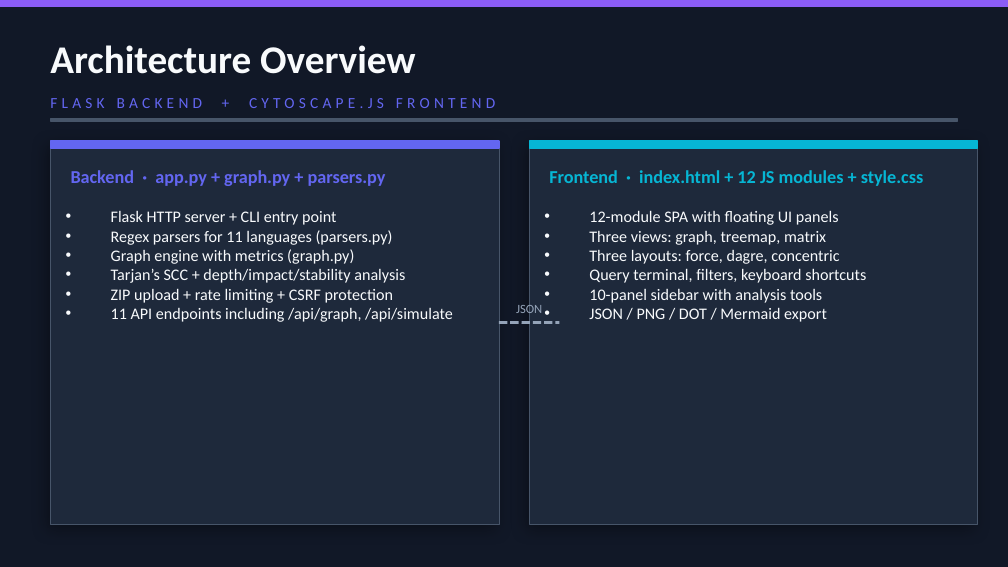
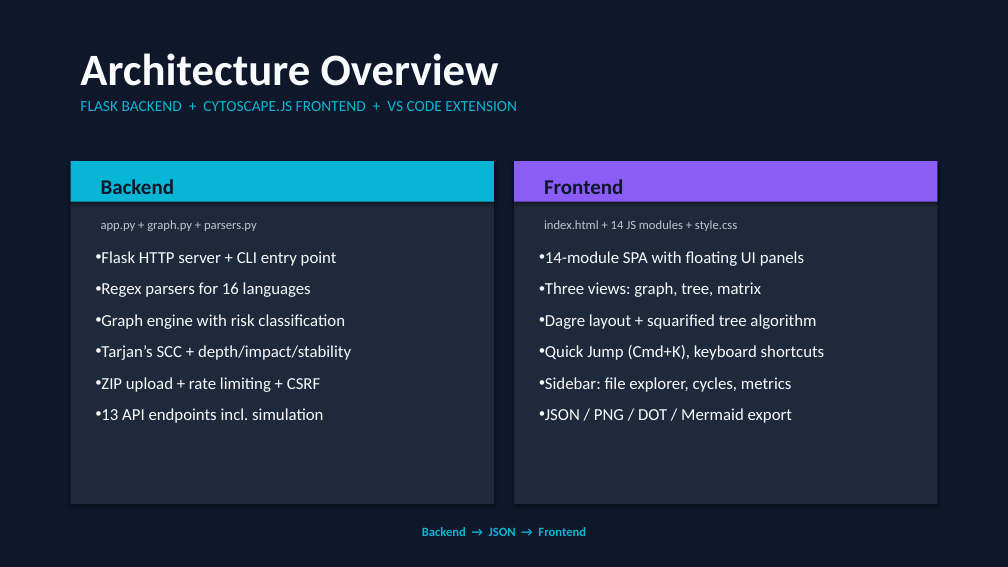
Before and after one commit to hstephan23/dep_graph, a slide deck: slide 4 of DepGraph.pptx. Drawn at 1008x567 pixels with LibreOffice and Linux fonts; fonts in the diff are those of the drawing. Boxes give left, top, right and bottom in pixels: in the first picture for what was removed or moved away, otherwise in the second. Text is boxed around its words. In the diff, an @@ line names an element or a change of style, - is before the commit and + after.

```diff
--- a/DepGraph.pptx
+++ b/DepGraph.pptx
@@ background #111827 to #0F172A @@
@@ rectangle removed at [0, 0, 1008, 6] @@
@@ text "Architecture Overview": place and size @@
-text "Architecture Overview" at [50, 45, 415, 74]
+text "Architecture Overview" at [80, 53, 499, 86]
@@ text "Architecture Overview" at [80, 53, 499, 86]: size 28 to 32 pt; vertical alignment middle to top @@
@@ rectangle removed at [50, 119, 958, 121] @@
@@ vertical alignment middle to top in 3 elements at [544, 220, 737, 231], [101, 220, 257, 231], [80, 101, 517, 111] @@
@@ text at [80, 101, 517, 111]: text changed; text colour #6366F1 to #06B6D4 @@
-FLASK BACKEND + CYTOSCAPE.JS FRONTEND
+FLASK BACKEND + CYTOSCAPE.JS FRONTEND + VS CODE EXTENSION
@@ rectangle: place and size @@
-rectangle at [50, 141, 499, 524]
+rectangle at [71, 161, 494, 504]
@@ rectangle at [71, 161, 494, 504]: outline #475569 0.5 pt to none; shadow changed @@
@@ rectangle: place and size @@
-rectangle at [50, 141, 499, 148]
+rectangle at [71, 161, 494, 202]
@@ rectangle at [71, 161, 494, 202]: fill #6366F1 to #06B6D4; outline #6366F1 1 pt to none; shadow on @@
@@ text added at [101, 179, 174, 194], 15 pt, text #0F172A, bold @@
+Backend
@@ rectangle at [514, 161, 937, 504]: outline #475569 0.5 pt to none; shadow changed @@
@@ rectangle: place and size @@
-rectangle at [529, 141, 978, 524]
+rectangle at [514, 161, 937, 504]
@@ rectangle: place and size @@
-rectangle at [529, 141, 978, 148]
+rectangle at [514, 161, 937, 202]
@@ rectangle at [514, 161, 937, 202]: fill #06B6D4 to #8B5CF6; outline #06B6D4 1 pt to none; shadow on @@
@@ text added at [544, 179, 623, 194], 15 pt, text #0F172A, bold @@
+Frontend
@@ text at [101, 220, 257, 231]: text changed; size 13 to 9 pt; text colour #6366F1 to #BDC5D0; bold off @@
-Backend · app.py + graph.py + parsers.py
+app.py + graph.py + parsers.py
@@ text at [544, 220, 737, 231]: text changed; size 13 to 9 pt; text colour #06B6D4 to #BDC5D0; bold off @@
-Frontend · index.html + 12 JS modules + style.css
+index.html + 14 JS modules + style.css
@@ text "Flask HTTP server + CLI ...": place and size @@
-text "Flask HTTP server + CLI ..." at [111, 211, 453, 322]
+text "Flask HTTP server + CLI ..." at [101, 251, 351, 423]
@@ text at [101, 251, 337, 266]: size 11.5 to 12 pt in "Flask HTTP server + CLI entry point"; indent changed; more space between paragraphs @@
@@ text "14-module SPA with floating UI ...": place and size @@
-text "14-module SPA with floating UI ..." at [589, 210, 866, 322]
+text "14-module SPA with floating UI ..." at [545, 251, 825, 423]
@@ text at [545, 251, 825, 392]: text changed; size 11.5 to 12 pt @@
-• 12-module SPA with floating UI panels
-• Three views: graph, treemap, matrix
-• Three layouts: force, dagre, concentric
-• Query terminal, filters, keyboard shortcuts
-• 10-panel sidebar with analysis tools
+• 14-module SPA with floating UI panels
+• Three views: graph, tree, matrix
+• Dagre layout + squarified tree algorithm
+• Quick Jump (Cmd+K), keyboard shortcuts
+• Sidebar: file explorer, cycles, metrics
@@ text at [101, 282, 351, 423]: text changed; size 11.5 to 12 pt @@
-• Regex parsers for 11 languages (parsers.py)
-• Graph engine with metrics (graph.py)
-• Tarjan’s SCC + depth/impact/stability analysis
-• ZIP upload + rate limiting + CSRF protection
-• 11 API endpoints including /api/graph, /api/simulate
+• Regex parsers for 16 languages
+• Graph engine with risk classification
+• Tarjan’s SCC + depth/impact/stability
+• ZIP upload + rate limiting + CSRF
+• 13 API endpoints incl. simulation
@@ line removed from (499, 323) to (559, 323) @@
@@ text removed at [516, 302, 542, 316] @@
-JSON
@@ text at [545, 408, 792, 423]: size 11.5 to 12 pt in "JSON / PNG / DOT / Mermaid ..."; indent changed; more space between paragraphs @@
@@ text added at [422, 527, 586, 536], 9 pt, text #06B6D4, bold @@
+Backend → JSON → Frontend
```
Also in this commit, not shown: 10 other slides changed, 1 slide added, 1 slide removed, 26 other files.
